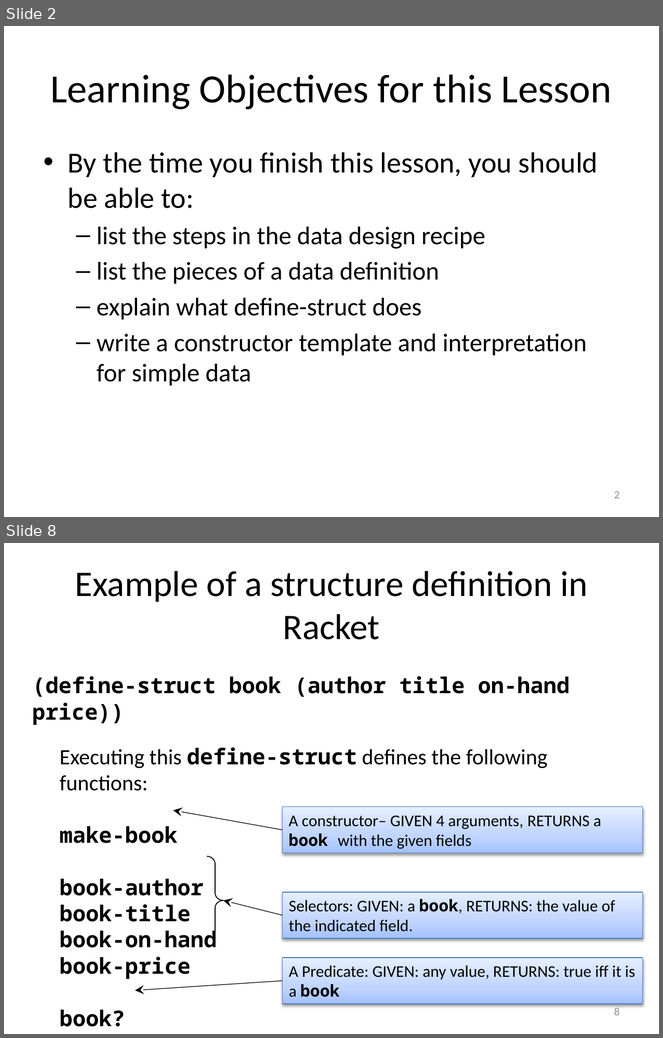
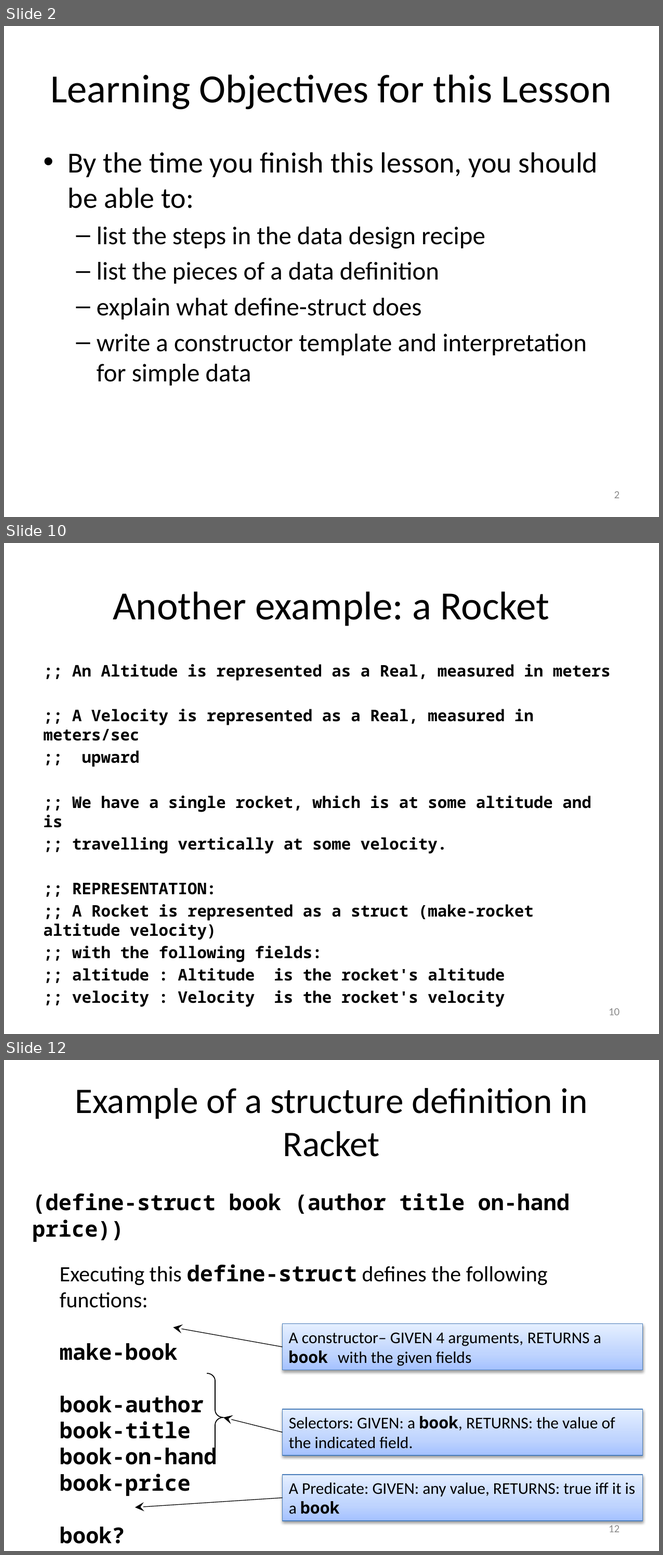
Before and after one commit to mwand/cs5010f17, a slide deck: Slides/Lesson 1.3 The Data Design Recipe.pptx. Shown one above the other, each under a label of ours: slides 2 and 8 before the commit, slides 2, 10 and 12 after it; the slides between them are not shown. The pictures are 663x1038 and 663x1555 pixels, drawn with LibreOffice and Linux fonts; fonts in the diff are those of the drawing. Boxes give left, top, right and bottom in pixels: in the first picture for what was removed or moved away, otherwise in the second. Text is boxed around its words. In the diff, an @@ line names an element or a change of style, - is before the commit and + after.

```diff
--- a/Slides/Lesson 1.3 The Data Design Recipe.pptx
+++ b/Slides/Lesson 1.3 The Data Design Recipe.pptx
@@ slide 10 added at (4,543,659,1034), background #FFFFFF @@
@@ title added at (37,563,626,644), fill #FFFFFF, outline #4F81BD 2 pt, 44 pt, text #000000 @@
+Another example: a Rocket
@@ text added at (44,664,611,1007), 17.6 pt, text #000000, bold @@
+;; An Altitude is represented as a Real, measured in meters
+;; A Velocity is represented as a Real, measured in meters/sec
+;; upward
+;; We have a single rocket, which is at some altitude and is
+;; travelling vertically at some velocity.
+;; REPRESENTATION:
+;; A Rocket is represented as a struct (make-rocket altitude velocity)
+;; with the following fields:
+;; altitude : Altitude is the rocket's altitude
+;; velocity : Velocity is the rocket's velocity
@@ page number added at (609,1008,620,1016), 12 pt, text #8C8C8C @@
+10
@@ what was slide 8 is now slide 12 @@
@@ page number at (609,1523,620,1533): text changed @@
-8
+12
```
Also in this commit, not shown: 9 slides changed, 16 other slides added, 10 slides removed, 10 other files.
